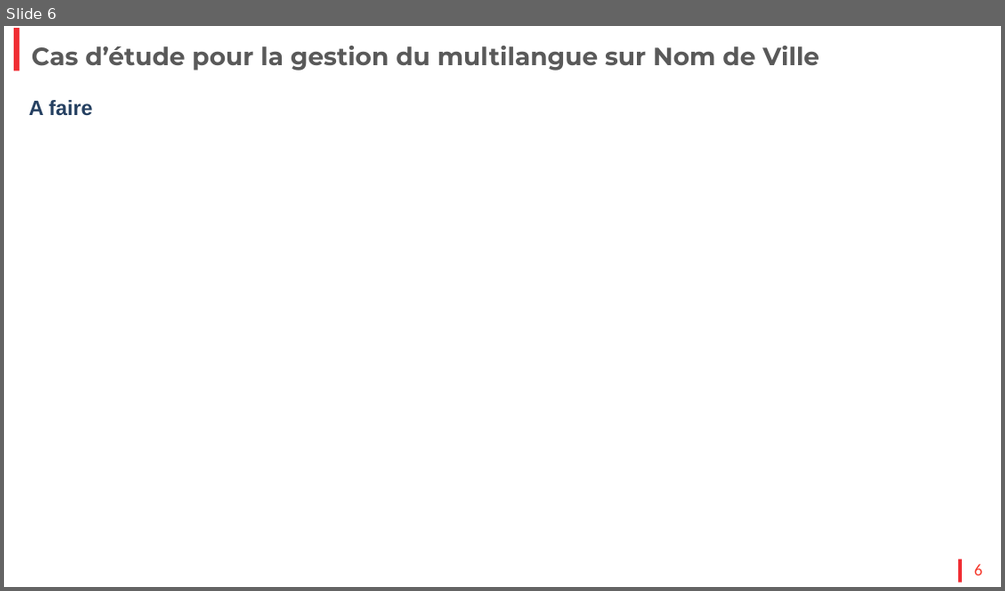
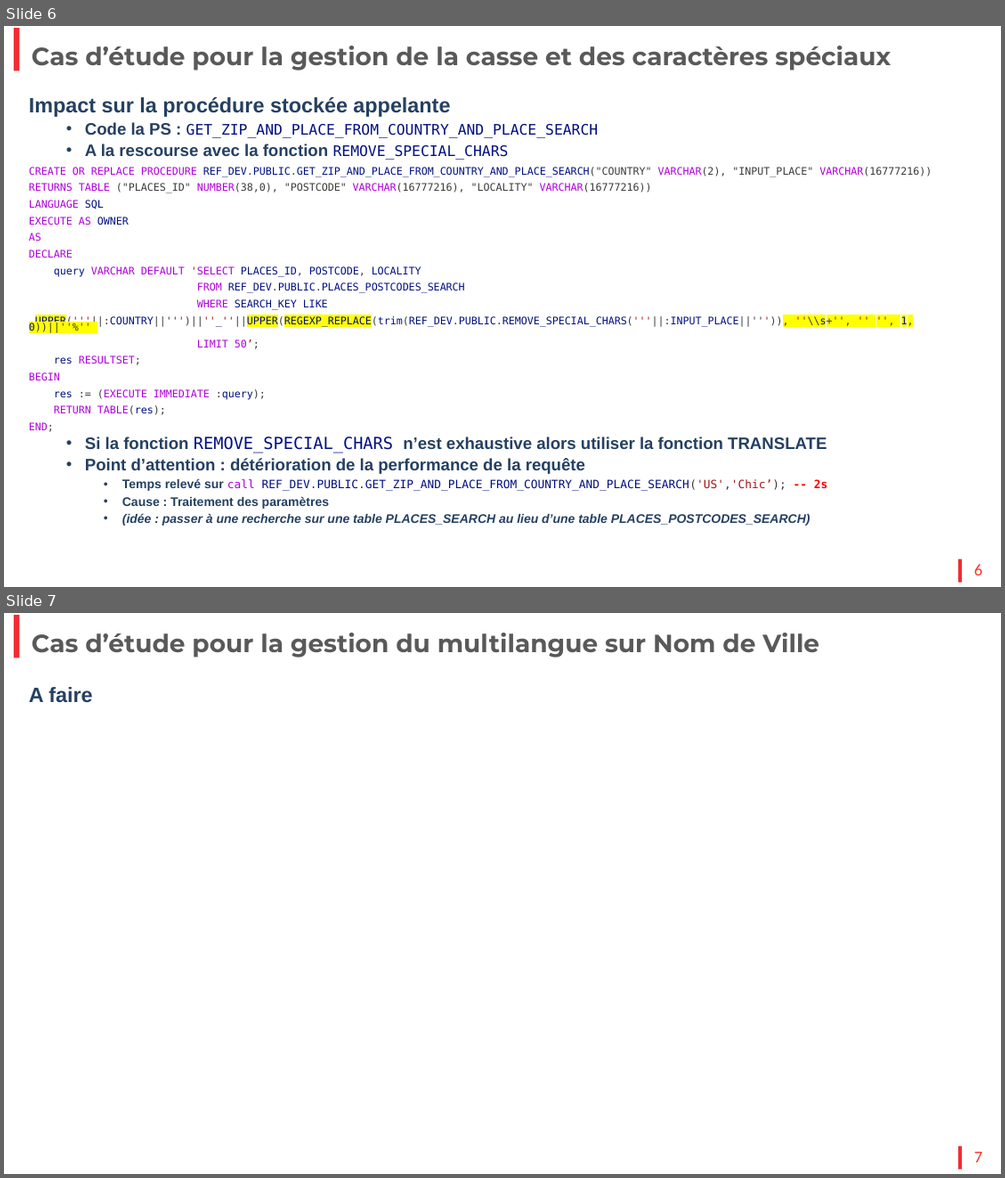
Before and after one commit to PhilippeR-dev/edhec-expert, a slide deck: EDHEC_Referentiel_Geographique.pptx. Shown one above the other, each under a label of ours: slide 6 before the commit, slides 6 and 7 after it. The pictures are 1005x591 and 1005x1178 pixels, drawn with LibreOffice and Linux fonts; fonts in the diff are those of the drawing; background and template pictures are left out. Boxes give left, top, right and bottom in pixels: in the first picture for what was removed or moved away, otherwise in the second. Text is boxed around its words. In the diff, an @@ line names an element or a change of style, - is before the commit and + after.

```diff
--- a/EDHEC_Referentiel_Geographique.pptx
+++ b/EDHEC_Referentiel_Geographique.pptx
@@ slide 6 added at bbox=[4, 26, 1001, 587], background #FFFFFF; not listed: 3 template elements that a slide beside it also shows @@
@@ text added at bbox=[32, 46, 890, 70], 24 pt, text #595959, bold @@
+Cas d’étude pour la gestion de la casse et des caractères spéciaux
@@ text added at bbox=[29, 97, 931, 525], 10 pt, text #001080 @@
+Impact sur la procédure stockée appelante
+  • Code la PS : GET_ZIP_AND_PLACE_FROM_COUNTRY_AND_PLACE_SEARCH
+  • A la rescourse avec la fonction REMOVE_SPECIAL_CHARS
+CREATE OR REPLACE PROCEDURE REF_DEV.PUBLIC.GET_ZIP_AND_PLACE_FROM_COUNTRY_AND_PLACE_SEARCH("COUNTRY" VARCHAR(2), "INPUT_PLACE" VARCHAR(16777216))
+RETURNS TABLE ("PLACES_ID" NUMBER(38,0), "POSTCODE" VARCHAR(16777216), "LOCALITY" VARCHAR(16777216))
+LANGUAGE SQL
+EXECUTE AS OWNER
+AS
+DECLARE
+query VARCHAR DEFAULT 'SELECT PLACES_ID, POSTCODE, LOCALITY
+FROM REF_DEV.PUBLIC.PLACES_POSTCODES_SEARCH
+WHERE SEARCH_KEY LIKE
+UPPER('''||:COUNTRY||''')||''_''||UPPER(REGEXP_REPLACE(trim(REF_DEV.PUBLIC.REMOVE_SPECIAL_CHARS('''||:INPUT_PLACE||''')), ''\\s+'', '' '', 1, 0))||''%''
+LIMIT 50’;
+res RESULTSET;
+BEGIN
+res := (EXECUTE IMMEDIATE :query);
+RETURN TABLE(res);
+END;
+  • Si la fonction REMOVE_SPECIAL_CHARS n’est exhaustive alors utiliser la fonction TRANSLATE
+  • Point d’attention : détérioration de la performance de la requête
+    • Temps relevé sur call REF_DEV.PUBLIC.GET_ZIP_AND_PLACE_FROM_COUNTRY_AND_PLACE_SEARCH('US','Chic’); -- 2s
+    • Cause : Traitement des paramètres
+    • (idée : passer à une recherche sur une table PLACES_SEARCH au lieu d’une table PLACES_POSTCODES_SEARCH)
@@ what was slide 6 is now slide 7 @@
@@ page number at bbox=[974, 1151, 982, 1162]: text changed @@
-6
+7
```
Also in this commit, not shown: 1 slide changed, 3 other files.
